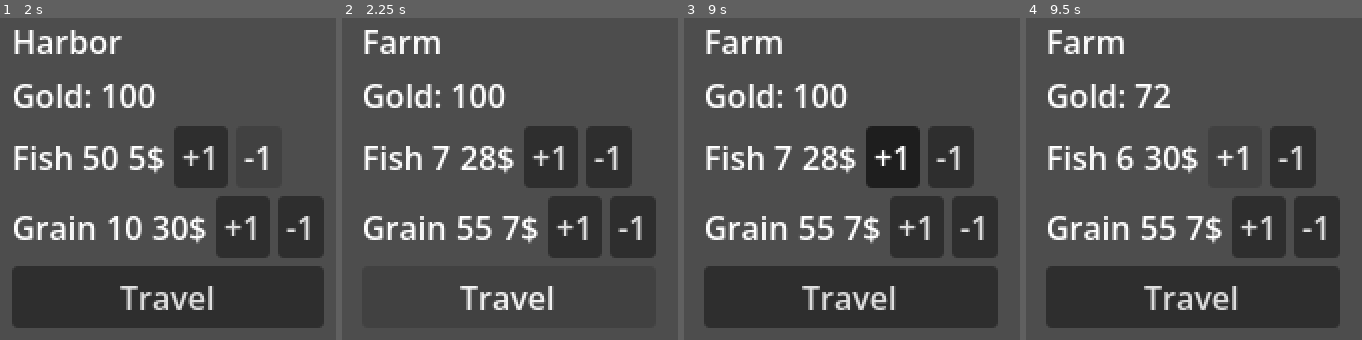
Above: before the commit, frames 1-4 (left to right).
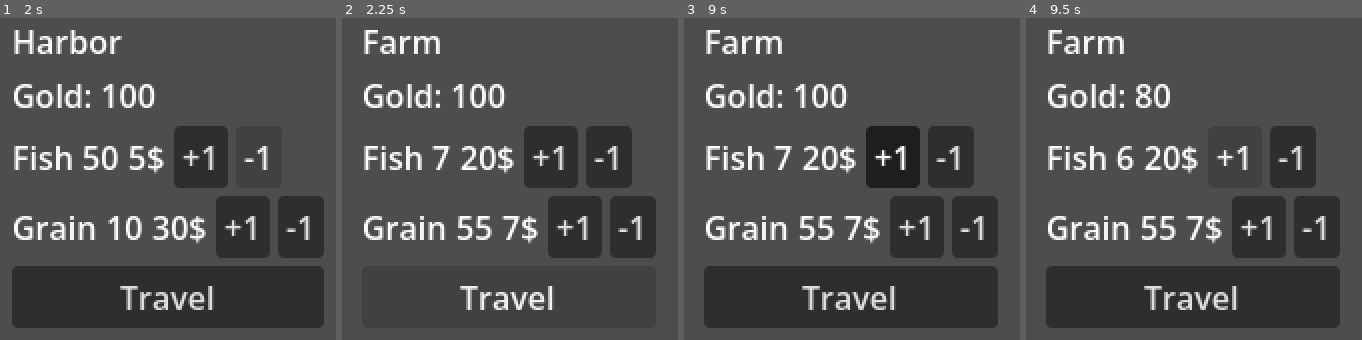
Above: after the commit, the same moments.

Repository: twiederk/PirateGame
Game: Godot game, scene res://city/city.tscn
Same seed, same stepped clock (60 frames per second), same inputs: the game is played once before the commit and once after it. This scene is started directly instead of the project's main scene.
Inputs (mouse positions are in pixels of both pictures, inside the frame that each line leads up to):
- Up to frame 1 (2 s): click "+1" at 0.5 s; click "-1" at 1.25 s
- Up to frame 2 (2.25 s): click "Travel" at 2 s
- Up to frame 3 (9 s): click "+1" at 2.75 s; click "-1" at 3.5 s; tap Enter at 4.25 s; move the mouse to (outside the picture) at 4.27 s; hold D (right) 4.28-5 s; tap E (board_ship) at 4.35, 8.85 s; click (outside the picture) at 4.42 s; tap Keypad 0 (zoom_reset) every 0.75 s from 5 to 8 s; drag from (outside the picture) to (outside the picture) at 5.02 s; move the mouse to (outside the picture) at 5.77 s; hold D (right) 5.78-6.5 s; tap / (zoom_out) at 5.85 s; drag from (outside the picture) to (outside the picture) at 6.52 s; move the mouse to (outside the picture) at 7.27 s; hold A (left) 7.28-8 s; tap Alt at 7.35 s; drag from (outside the picture) to (outside the picture) at 8.02 s; move the mouse to (915, 172) at 8.77 s; hold S (down) from 8.78 s (still down); click (915, 172) at 8.92 s
- Up to frame 4 (9.5 s): keep holding S (down)

Frame 1 is identical in both runs. In frame 2, 0.2% of the frame differs, in the area x 41-46%, y 39-48%; in frame 3, 0.2%; in frame 4, 0.7%, in the area x 32-43%, y 20-48%.

Commit message:
Added cached stock to provide delayed price update

Diff:
--- a/godot4/city/city.gd
+++ b/godot4/city/city.gd
@@ -17,6 +17,10 @@
 
 func _ready():
 	_update_gui()
+
+
+func _process(delta: float):
+	trading_system.advance_time(delta)
 
 
 func _update_gui() -> void:
--- a/godot4/trading_system/trading_system.gd
+++ b/godot4/trading_system/trading_system.gd
@@ -13,8 +13,8 @@
 		"produces": ["fish"],
 		"consumes": ["grain"],
 		"market": {
-			"fish": { "stock": 50 },
-			"grain": { "stock": 10 }
+			"fish": { "stock": 50, "cached_stock": 50, "last_update": 0 },
+			"grain": { "stock": 10, "cached_stock": 10, "last_update": 0 }
 		}
 	},
 	"B": {
@@ -22,8 +22,8 @@
 		"produces": ["grain"],
 		"consumes": ["fish"],
 		"market": {
-			"fish": { "stock": 10 },
-			"grain": { "stock": 50 }
+			"fish": { "stock": 10, "cached_stock": 10, "last_update": 0 },
+			"grain": { "stock": 50, "cached_stock": 50, "last_update": 0 }
 		}
 	}
 }
@@ -39,18 +39,30 @@
 	"current_city": "A"
 }
 
+var current_game_time = 0.0
+var price_update_interval = 60.0 # Preis aktualisiert sich alle 60 Sekunden
 
+# Berechnet Preis basierend auf GECACHTEM Stock
 func get_price(city: Dictionary, good_id: String) -> int:
 	var base = goods[good_id]["base_price"]
-	var stock = city["market"][good_id]["stock"]
+	var cached_stock = city["market"][good_id]["cached_stock"]
 
-	# Simple rule:
-	# low stock → expensive, high stock → cheap
-	var price = base * (20.0 / max(stock, 1))
+	# Preis basiert auf gecachtem Stock, nicht echtem Stock
+	var price = base * (20.0 / max(cached_stock, 1))
 	var min_price = base * 0.5
 	var max_price = base * 3
+	return clampi(price, min_price, max_price)
 
-	return clampi(price, min_price, max_price)
+
+func should_update_prices(city: Dictionary, good_id: String) -> bool:
+	var last_update = city["market"][good_id]["last_update"]
+	return current_game_time - last_update >= price_update_interval
+
+
+func update_cached_stock(city: Dictionary, good_id: String):
+	# Aktualisiere gecachten Stock zum echten Stock
+	city["market"][good_id]["cached_stock"] = city["market"][good_id]["stock"]
+	city["market"][good_id]["last_update"] = current_game_time
 
 
 func get_used_capacity() -> int:
@@ -100,8 +112,12 @@
 
 func update_market(city_id: String):
 	var city = cities[city_id]
+	for good_id in city.market:
+		# Aktualisiere gecachte Preise wenn Zeit abgelaufen
+		if should_update_prices(city, good_id):
+			update_cached_stock(city, good_id)
 
-	for good_id in city.market:
+		# Update echter Stock basierend auf Produktion/Verbrauch
 		if good_id in city.produces:
 			city.market[good_id]["stock"] += 5
 		if good_id in city.consumes:
@@ -112,7 +128,17 @@
 
 func travel(to_city: String):
 	player.current_city = to_city
-
-	# simulate production/consumption once
+	current_game_time += 10.0 # Reise dauert 10 Sekunden
+	# Beim Stadtwechsel: Sofort Preise aktualisieren
+	for good_id in cities[to_city].market:
+		update_cached_stock(cities[to_city], good_id)
+	# simulate production/consumption
 	update_market("A")
 	update_market("B")
+
+
+
+
+func advance_time(delta: float):
+	# Rufe diese Funktion jedes Frame auf
+	current_game_time += delta
